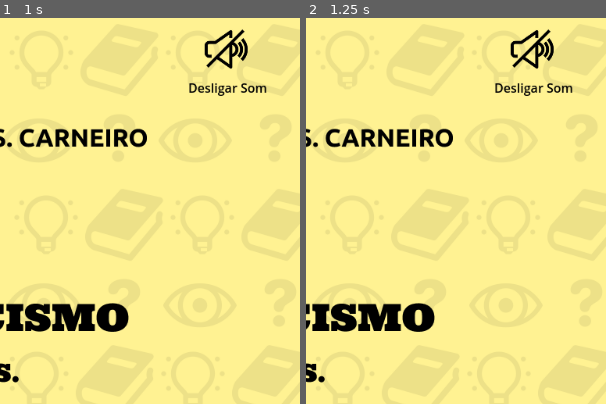
Above: before the commit, frames 1-2 (left to right).
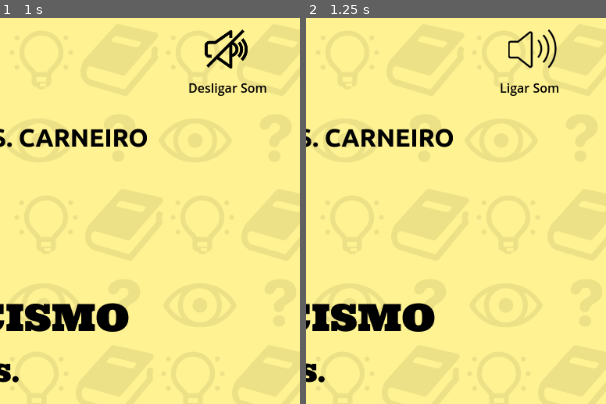
Above: after the commit, the same moments.

Repository: sandrovscarneiro/livro-interativo
Game: Godot game, scene res://capa.tscn
Two runs of this game, one before a commit and one after it. Both use one fixed random seed, a clock stepped at 60 frames per second and the inputs below. Sound files missing from this copy of the repository are replaced by a short silence.
Inputs:
- Up to frame 1 (1 s): tap Enter at 0.5 s
- Up to frame 2 (1.25 s): no input
The pictures show only the part of the screen within x 50-100%, y 0-50%; the shares and areas given below are measured in that part.

Frame 1 is identical in both runs. In frame 2, 1.4% of the frame differs, in the area x 63-89%, y 2-21%.

Commit message:
retocar audio

Diff:
--- a/capa.tscn
+++ b/capa.tscn
@@ -43,4 +43,5 @@
 [connection signal="pressed" from="btn_som" to="btn_som" method="_on_pressed"]
 [connection signal="pressed" from="btn_som" to="AudioStreamPlayer" method="_on_btn_som_pressed"]
 [connection signal="ready" from="btn_som" to="btn_som" method="_on_ready"]
+[connection signal="finished" from="AudioStreamPlayer" to="btn_som" method="_on_audio_stream_player_finished"]
 [connection signal="ready" from="AudioStreamPlayer" to="AudioStreamPlayer" method="_on_ready"]
--- a/cenas/pagina_2.tscn
+++ b/cenas/pagina_2.tscn
@@ -50,5 +50,6 @@
 [connection signal="pressed" from="btn_prox_pagina" to="btn_prox_pagina" method="_on_pressed"]
 [connection signal="pressed" from="btn_som" to="btn_som" method="_on_pressed"]
 [connection signal="pressed" from="btn_som" to="AudioStreamPlayer" method="_on_btn_som_pressed"]
+[connection signal="finished" from="AudioStreamPlayer" to="btn_som" method="_on_audio_stream_player_finished"]
 [connection signal="ready" from="AudioStreamPlayer" to="AudioStreamPlayer" method="_on_ready"]
 [connection signal="pressed" from="btn_pag_anterior" to="btn_pag_anterior" method="_on_pressed"]
--- a/cenas/pagina_3.tscn
+++ b/cenas/pagina_3.tscn
@@ -50,5 +50,6 @@
 [connection signal="pressed" from="btn_prox_pagina" to="btn_prox_pagina" method="_on_pressed"]
 [connection signal="pressed" from="btn_som" to="btn_som" method="_on_pressed"]
 [connection signal="pressed" from="btn_som" to="AudioStreamPlayer" method="_on_btn_som_pressed"]
+[connection signal="finished" from="AudioStreamPlayer" to="btn_som" method="_on_audio_stream_player_finished"]
 [connection signal="ready" from="AudioStreamPlayer" to="AudioStreamPlayer" method="_on_ready"]
 [connection signal="pressed" from="btn_pag_anterior" to="btn_pag_anterior" method="_on_pressed"]
--- a/cenas/pagina_4.tscn
+++ b/cenas/pagina_4.tscn
@@ -60,5 +60,6 @@
 [connection signal="pressed" from="btn_prox_pagina" to="btn_prox_pagina" method="_on_pressed"]
 [connection signal="pressed" from="btn_som" to="btn_som" method="_on_pressed"]
 [connection signal="pressed" from="btn_som" to="AudioStreamPlayer" method="_on_btn_som_pressed"]
+[connection signal="finished" from="AudioStreamPlayer" to="btn_som" method="_on_audio_stream_player_finished"]
 [connection signal="ready" from="AudioStreamPlayer" to="AudioStreamPlayer" method="_on_ready"]
 [connection signal="pressed" from="btn_pag_anterior" to="btn_pag_anterior" method="_on_pressed"]
--- a/cenas/pagina_5.tscn
+++ b/cenas/pagina_5.tscn
@@ -50,5 +50,6 @@
 [connection signal="pressed" from="btn_prox_pagina" to="btn_prox_pagina" method="_on_pressed"]
 [connection signal="pressed" from="btn_som" to="btn_som" method="_on_pressed"]
 [connection signal="pressed" from="btn_som" to="AudioStreamPlayer" method="_on_btn_som_pressed"]
+[connection signal="finished" from="AudioStreamPlayer" to="btn_som" method="_on_audio_stream_player_finished"]
 [connection signal="ready" from="AudioStreamPlayer" to="AudioStreamPlayer" method="_on_ready"]
 [connection signal="pressed" from="btn_pag_anterior" to="btn_pag_anterior" method="_on_pressed"]
--- a/cenas/pagina_6.tscn
+++ b/cenas/pagina_6.tscn
@@ -50,5 +50,6 @@
 [connection signal="pressed" from="btn_prox_pagina" to="btn_prox_pagina" method="_on_pressed"]
 [connection signal="pressed" from="btn_som" to="btn_som" method="_on_pressed"]
 [connection signal="pressed" from="btn_som" to="AudioStreamPlayer" method="_on_btn_som_pressed"]
+[connection signal="finished" from="AudioStreamPlayer" to="btn_som" method="_on_audio_stream_player_finished"]
 [connection signal="ready" from="AudioStreamPlayer" to="AudioStreamPlayer" method="_on_ready"]
 [connection signal="pressed" from="btn_pag_anterior" to="btn_pag_anterior" method="_on_pressed"]
--- a/cenas/pagina_7.tscn
+++ b/cenas/pagina_7.tscn
@@ -50,5 +50,6 @@
 [connection signal="pressed" from="btn_prox_pagina" to="btn_prox_pagina" method="_on_pressed"]
 [connection signal="pressed" from="btn_som" to="btn_som" method="_on_pressed"]
 [connection signal="pressed" from="btn_som" to="AudioStreamPlayer" method="_on_btn_som_pressed"]
+[connection signal="finished" from="AudioStreamPlayer" to="btn_som" method="_on_audio_stream_player_finished"]
 [connection signal="ready" from="AudioStreamPlayer" to="AudioStreamPlayer" method="_on_ready"]
 [connection signal="pressed" from="btn_pag_anterior" to="btn_pag_anterior" method="_on_pressed"]
--- a/scripts/btn_som.gd
+++ b/scripts/btn_som.gd
@@ -4,7 +4,7 @@
 const list_texts: Array = ["Ligar Som", "Desligar Som"]
 
 
-func _on_ready() -> void:
+func _ready() -> void:
 	texture_normal = list_icons[int(Globals.play_sound)]
 	$Label.text = list_texts[int(Globals.play_sound)]
 
@@ -13,3 +13,9 @@
 	Globals.play_sound = !Globals.play_sound
 	texture_normal = list_icons[int(Globals.play_sound)]
 	$Label.text = list_texts[int(Globals.play_sound)]
+
+
+func _on_audio_stream_player_finished() -> void:
+	Globals.play_sound = false
+	texture_normal = list_icons[int(Globals.play_sound)]
+	$Label.text = list_texts[int(Globals.play_sound)]
